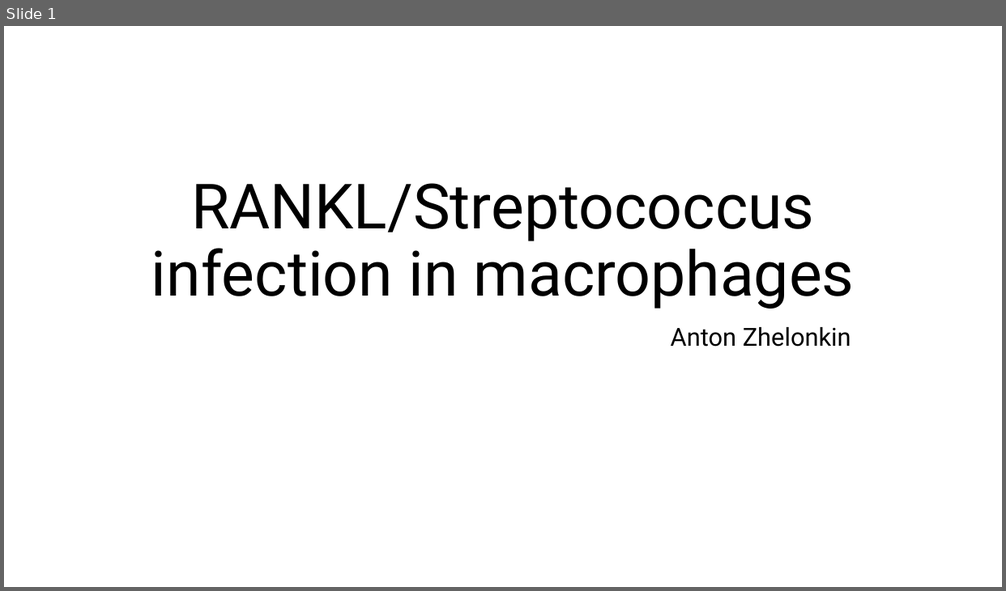
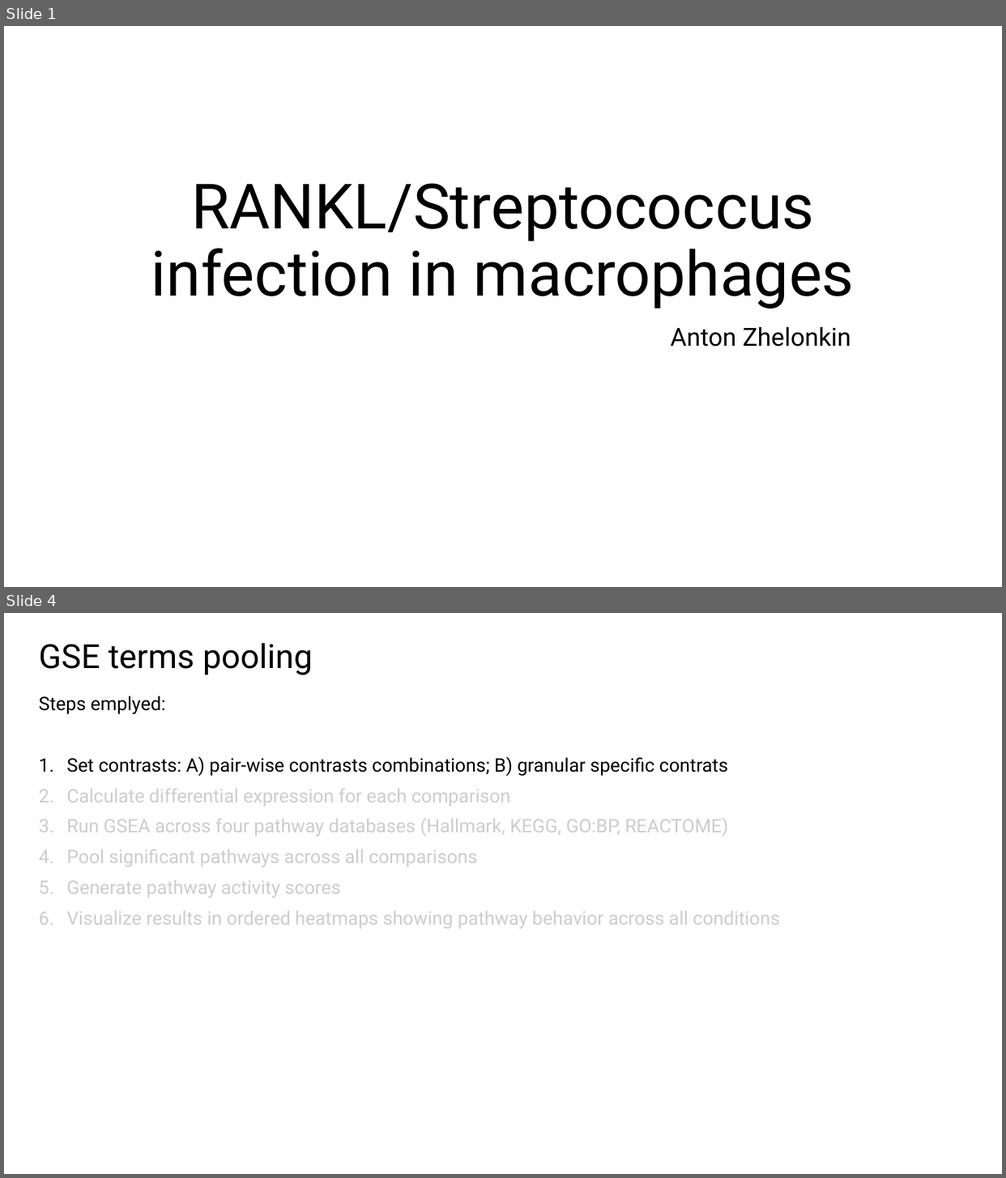
Before and after one commit to MogilenkoLabVUMC/Clara_RANKL_STAR_macrophage_infection, a slide deck: 3_Results/Clara_RANKL.pptx. Shown one above the other, each under a label of ours: slide 1 before the commit, slides 1 and 4 after it; the slides between them are not shown. The pictures are 1006x591 and 1006x1178 pixels, drawn with LibreOffice and Linux fonts; fonts in the diff are those of the drawing. Boxes give left, top, right and bottom in pixels: in the first picture for what was removed or moved away, otherwise in the second. Text is boxed around its words. In the diff, an @@ line names an element or a change of style, - is before the commit and + after.

Commit message:
Pooled analysis results

```diff
--- a/3_Results/Clara_RANKL.pptx
+++ b/3_Results/Clara_RANKL.pptx
@@ slide 4 added at (4, 613, 1002, 1174), background #FFFFFF @@
@@ title added at (39, 643, 313, 675), 32 pt, text #000000 @@
+GSE terms pooling
@@ text added at (39, 696, 780, 929), 18 pt, text #CCCCCC @@
+Steps emplyed:
+1. Set contrasts: A) pair-wise contrasts combinations; B) granular specific contrats
+2. Calculate differential expression for each comparison
+3. Run GSEA across four pathway databases (Hallmark, KEGG, GO:BP, REACTOME)
+4. Pool significant pathways across all comparisons
+5. Generate pathway activity scores
+6. Visualize results in ordered heatmaps showing pathway behavior across all conditions
```
Also in this commit, not shown: 1 slide changed, 13 other slides added, 1 slide removed, 41 other files.
